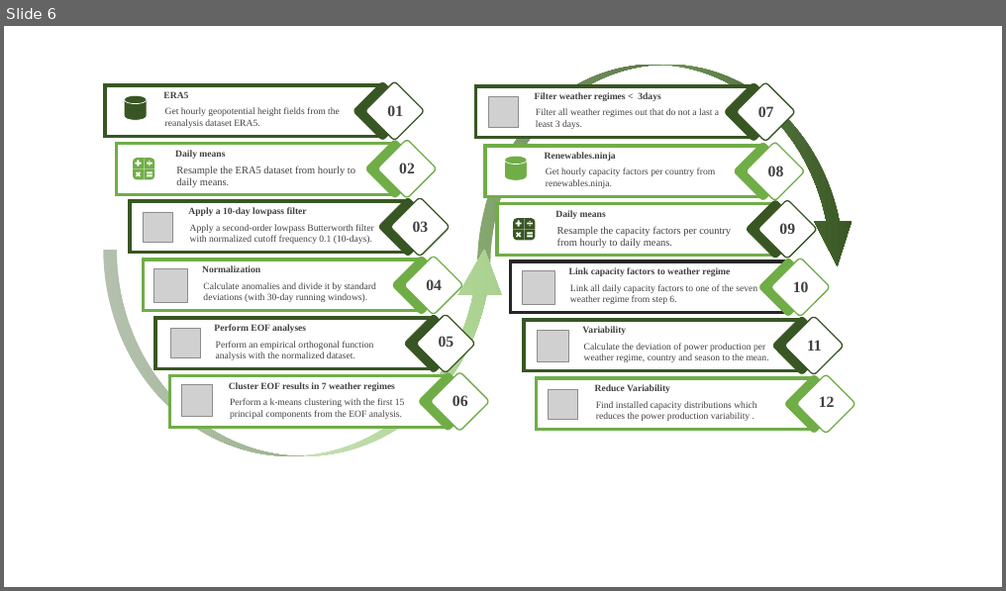
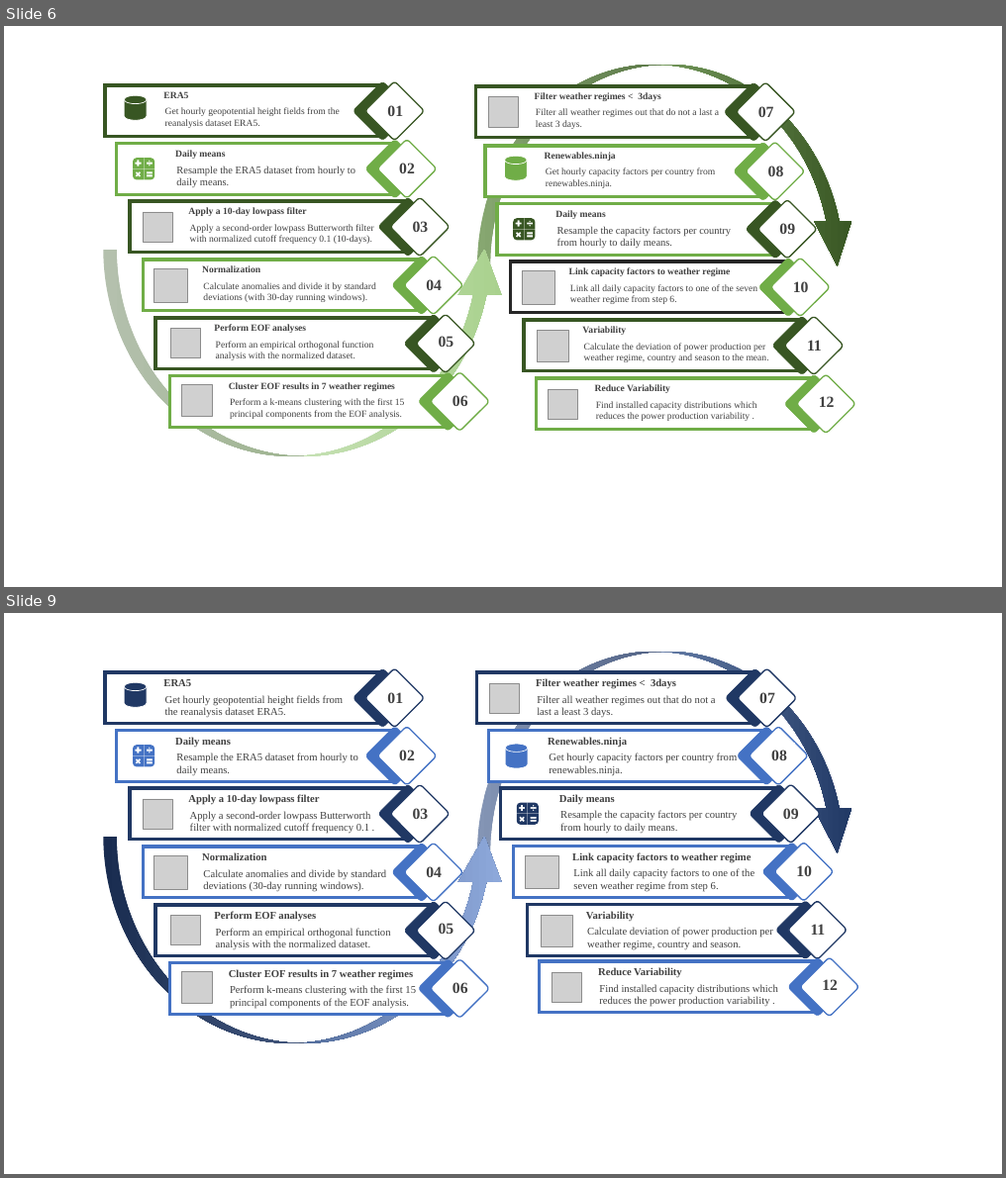
Before and after one commit to dmuehlemann/RPGV, a slide deck: doc/flowchart.pptx. Shown one above the other, each under a label of ours: slide 6 before the commit, slides 6 and 9 after it; the slides between them are not shown. The pictures are 1006x591 and 1006x1178 pixels, drawn with LibreOffice and Linux fonts; fonts in the diff are those of the drawing; grey boxes stand for pictures. Boxes give left, top, right and bottom in pixels: in the first picture for what was removed or moved away, otherwise in the second. Text is boxed around its words. In the diff, an @@ line names an element or a change of style, - is before the commit and + after.

```diff
--- a/doc/flowchart.pptx
+++ b/doc/flowchart.pptx
@@ slide 9 added at (x1=4, y1=613, x2=1002, y2=1174), background #FFFFFF @@
@@ group added at (x1=103, y1=652, x2=859, y2=1044): 34 texts, 24 rounded rectangles, 14 rectangles, 8 pictures, 2 curved up arrows, 2 freeform shapes, 2 cylinders @@
+03
+Apply a second-order lowpass Butterworth filter with normalized cutoff frequency 0.1 .
+Apply a 10-day lowpass filter
+01
+Get hourly geopotential height fields from the reanalysis dataset ERA5.
+ERA5
+02
+Resample the ERA5 dataset from hourly to daily means.
+Daily means
+04
+Calculate anomalies and divide by standard deviations (30-day running windows).
+Normalization
+05
+Perform an empirical orthogonal function analysis with the normalized dataset.
+Perform EOF analyses
+06
+Perform k-means clustering with the first 15 principal components of the EOF analysis.
+Cluster EOF results in 7 weather regimes
+07
+Filter all weather regimes out that do not a last a least 3 days.
+Filter weather regimes < 3days
+10
+Link all daily capacity factors to one of the seven weather regime from step 6.
+Link capacity factors to weather regime
+08
+Get hourly capacity factors per country from renewables.ninja.
+Renewables.ninja
+09
+Resample the capacity factors per country from hourly to daily means.
+Daily means
+11
+Calculate deviation of power production per weather regime, country and season.
+Variability
+12
+Find installed capacity distributions which reduces the power production variability .
+Reduce Variability
```
Also in this commit, not shown: 2 other slides added, 28 other files.
